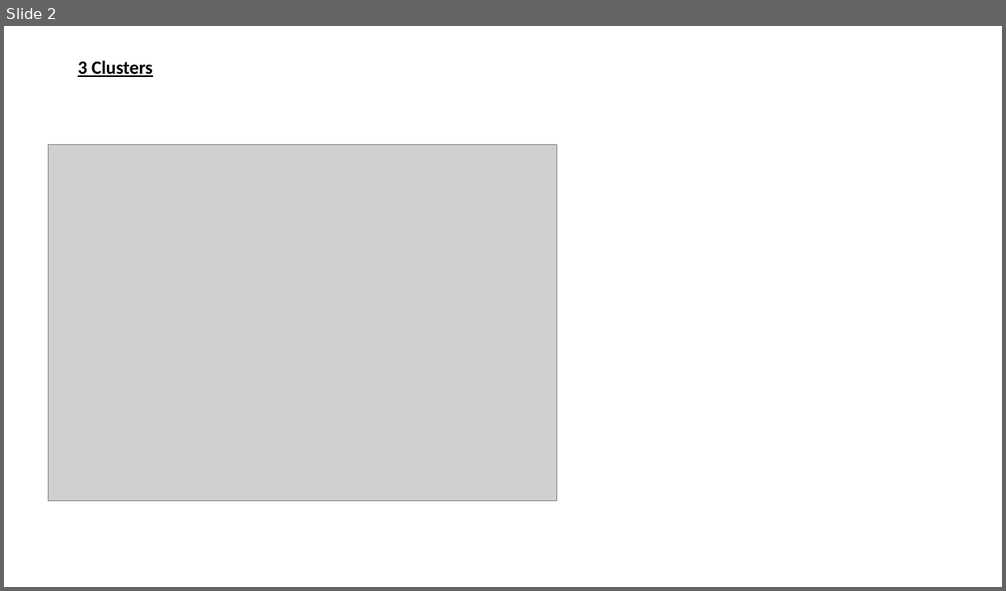
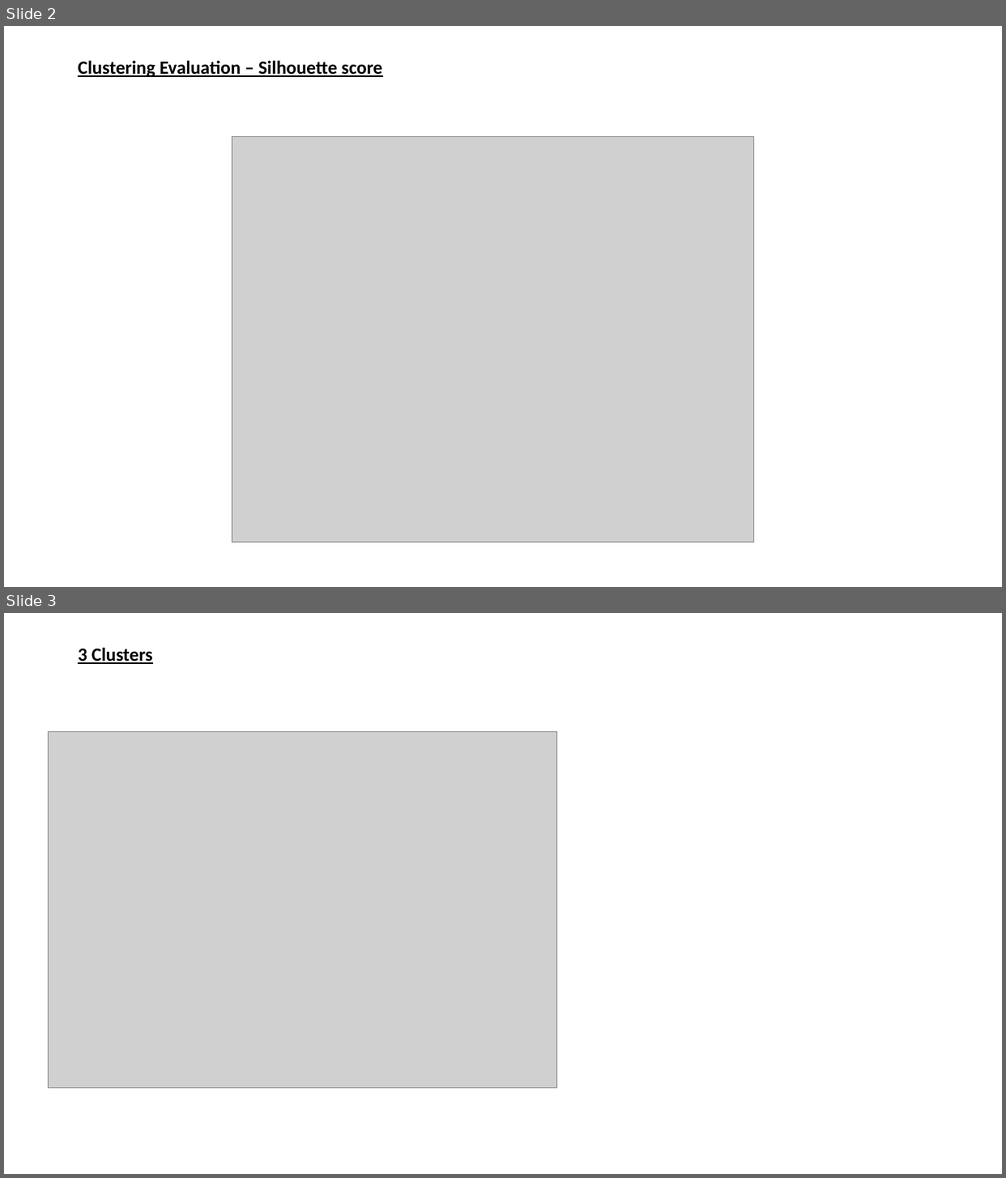
Before and after one commit to UoB-DSMP-2023-24/dsmp-2024-group-38, a slide deck: RFM Analysis of Results.pptx. Shown one above the other, each under a label of ours: slide 2 before the commit, slides 2 and 3 after it. The pictures are 1006x591 and 1006x1178 pixels, drawn with LibreOffice and Linux fonts; fonts in the diff are those of the drawing; grey boxes stand for pictures. Boxes give left, top, right and bottom in pixels: in the first picture for what was removed or moved away, otherwise in the second. Text is boxed around its words. In the diff, an @@ line names an element or a change of style, - is before the commit and + after.

```diff
--- a/RFM Analysis of Results.pptx
+++ b/RFM Analysis of Results.pptx
@@ slide 2 added at box(4, 26, 1002, 587), background #FFFFFF @@
@@ text added at box(78, 60, 383, 77), 18 pt, text #000000, bold, underline @@
+Clustering Evaluation – Silhouette score
@@ picture added at box(232, 137, 754, 543) @@
@@ what was slide 2 is now slide 3 @@
```
Also in this commit, not shown: 2 slides changed, 4 other slides added, 1 slide removed, 1 other file.
